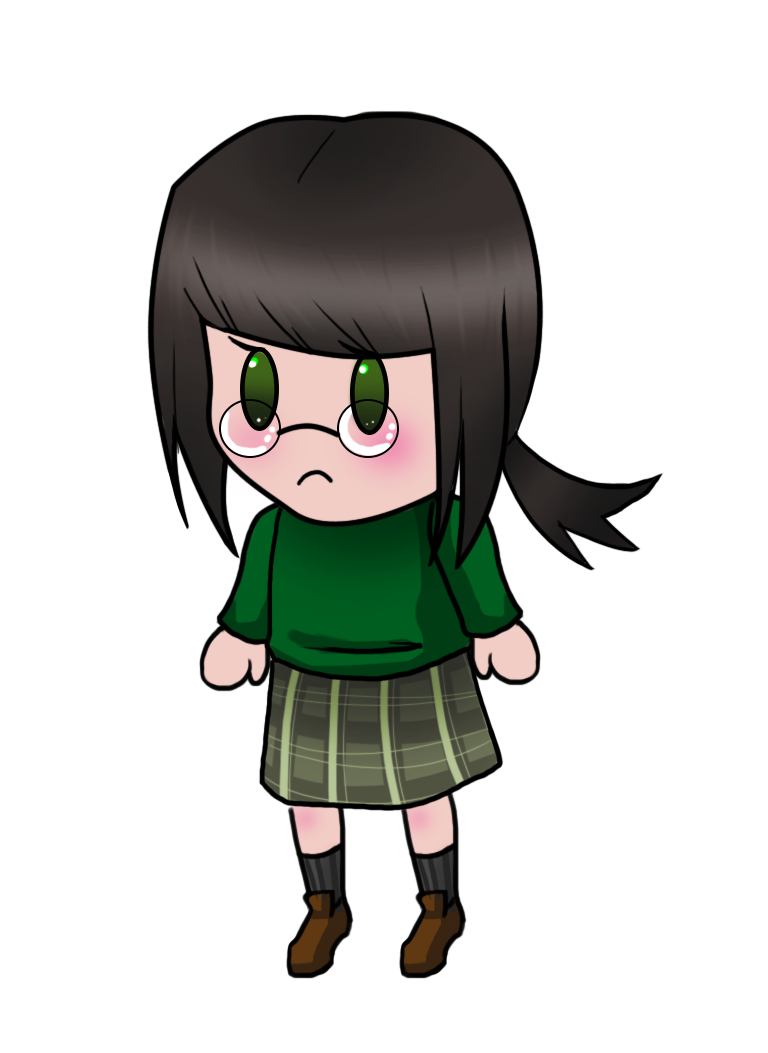
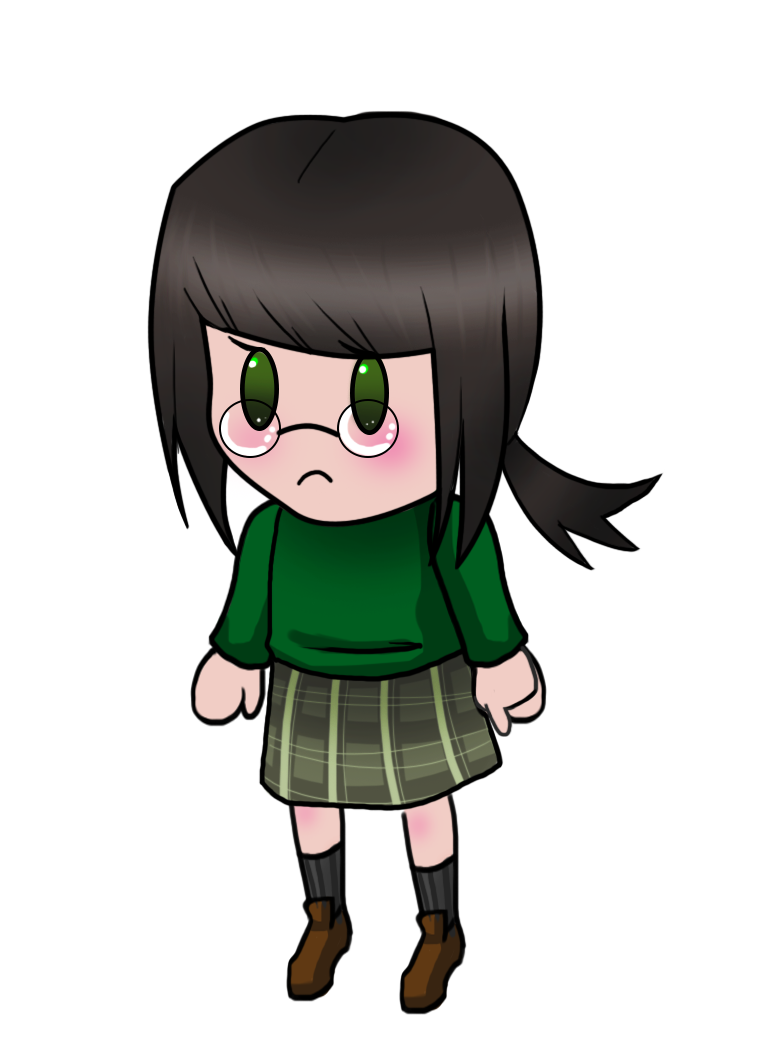
Revision of a layered 768 × 1053 image; what changed, layer by layer:
added group "larm_finger" with 2 layers above "larm" over [426, 493, 540, 737]
moved "Layer 15" (1st of 3, in "larm_finger") into group "larm_finger", painted on it over [198, 493, 540, 737]
moved "Layer 16" (1st of 3, in "larm_finger") into group "larm_finger", painted on it over [202, 494, 537, 736]
painted on "Layer 15" (2nd of 3, in "larm") over [426, 493, 547, 725]
painted on "Layer 16" (2nd of 3, in "larm") over [428, 494, 544, 723]
removed group "rleg" (2 layers) over [286, 799, 354, 979]
added group "Lleg copy" with 2 layers above "Lleg" over [286, 799, 354, 1002]
moved "Layer 13" (1st of 2, in "Lleg copy") into group "Lleg copy", painted on it over [286, 799, 354, 1002]
moved "Layer 14" (1st of 2, in "Lleg copy") into group "Lleg copy", painted on it over [287, 799, 351, 1001]
painted on "Layer 13" (2nd of 2, in "Lleg") over [399, 792, 467, 1015]
painted on "Layer 14" (2nd of 2, in "Lleg") over [400, 792, 464, 1014]
removed group "larm copy" (2 layers) over [198, 499, 280, 692]
added group "rarm" with 2 layers over [190, 499, 280, 727]
added layer "Layer 15" (3rd of 3, in "rarm") in group "rarm" over [190, 499, 280, 727]
added layer "Layer 16" (3rd of 3, in "rarm") in group "rarm" over [193, 499, 280, 725]
